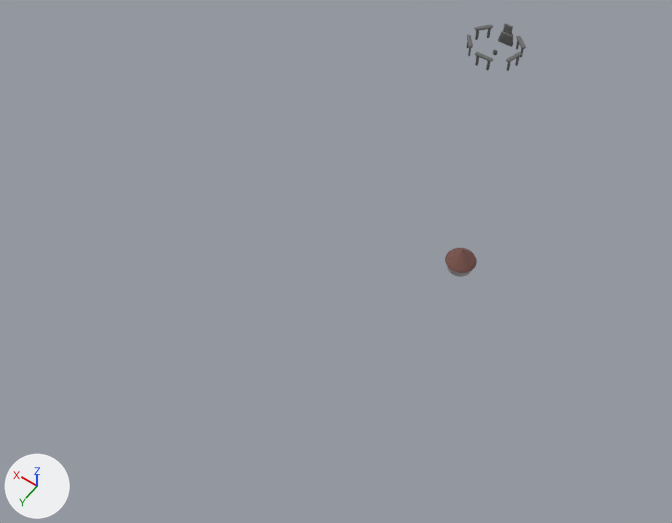
A saved change to the glTF model assets/models/cycle_1.glb.
The view is the same before and after, from a 50 mm camera at (-89.0, 195.0, 217.0) aimed at (16.0, 47.0, -15.0). Arrows for +X, +Y and +Z are at lower left; the lights stay in place. Where no turn or scale is listed for an object, it has been applied to the vertices. Vertices at the same position are counted once.

The first picture shows 'HutRoof', 'HutWalls'.
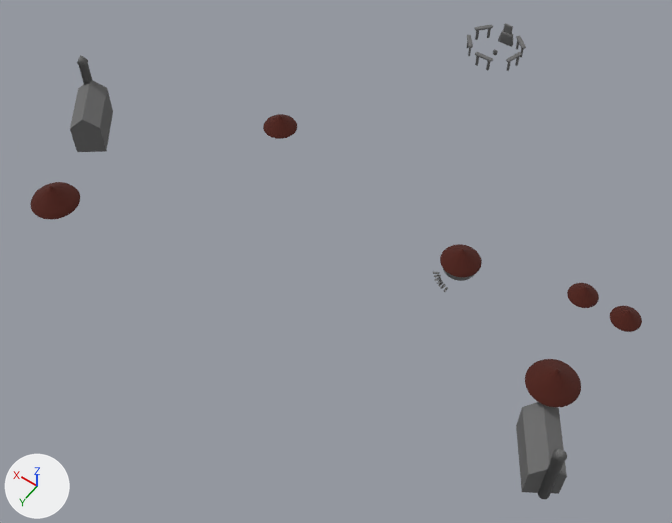
Where the newer file only moved an object's origin or applied its transform, the numbers keep the older frame.

Pixel boxes (x1, y1, x2, y2) of what changed, in the pictures (672 x 523 px):
'Church.001', added
    after: (516, 402, 567, 499)
'Church', added
    after: (70, 55, 113, 152)
'HutRoof.003', added
    after: (525, 359, 581, 407)
'HutRoof.005', added
    after: (30, 182, 80, 219)
'HutRoof', recoloured, reshaped (30% wider, 31% taller)
    before: (445, 248, 477, 273)
    after: (440, 244, 482, 277)
'HutRoof.004', added
    after: (263, 114, 297, 139)
'HutRoof.002', added (red)
    after: (610, 306, 642, 332)
'HutRoof.001', added (red)
    after: (567, 283, 599, 308)
'HutWalls', reshaped, moved, turned
    before: (447, 266, 472, 277)
    after: (443, 269, 474, 281)
'VillageStairs', added
    after: (433, 271, 448, 292)
part 1 of me_hutwalls_col, deleted
    before: (447, 266, 472, 277)
part 2 of me_hutwalls_col, added
    after: (443, 269, 474, 281)

The change, as a list of edits to the scene's bpy script:
```text
Change me_hutwalls_col:
    used by ob_hutwalls; location = (-22.6, 40.0, 5.4); rotation_euler = (0.0, 0.0, -1.614), in degrees (0, 0, -92)
    remove me_hutwalls_col.from_pydata(...)  # 322 vertices, 642 faces; spans x -3.65..3.65, y -3.64..3.66, z -1.5..1.5
    remove me_hutwalls_col.materials.append(mat_hutwalls)  # grey #a7a3a4
    add me_hutwalls_col.from_pydata(...)  # 256 vertices, 386 faces; spans x -27.38..-17.78, y 35.2..44.8, z 3.8..7.05
    me_hutwalls_col part 1: 322 vertices removed from x -3.65..3.65, y -3.64..3.66, z -1.5..1.5
    me_hutwalls_col part 2: 256 vertices added at x -27.38..-17.78, y 35.2..44.8, z 3.8..7.05
    add me_hutwalls_col.materials.append(mat_stone)  # dark grey #6d6d6d
Change me_cylinder_001:
    where me_cylinder_001.from_pydata(...)  # 576 vertices, 1148 faces; spans x -4.5..4.5, y -4.5..4.5, z -1.5..3.68
    remove me_cylinder_001.materials.append(mat_hutroof)  # brown #7b554e
    me_cylinder_001 part 3: the whole mesh is multiplied about its middle by the matrix ((1.316, 0.0, 0.0), (0.0, 1.316, 0.0), (0.0, 0.0, 1.028)), then moved by (-0.01, -0.01, -0.12)
    add me_cylinder_001.materials.append(mat_tree)  # dark red #4d1b10
Change ob_hutwalls:
    ob_hutwalls.rotation_euler: (0.0, 0.0, -1.614) -> (0.0, 0.0, 0.0)  # degrees (0, 0, -92) -> degrees (0, 0, 0)
    ob_hutwalls.location: (-22.6, 40.0, 5.4) -> (0.0, 0.0, -0.3)
Add ob_villagestairs:
    ob_villagestairs = bpy.data.objects.new('VillageStairs', me_cube_002)  # 168 vertices, 308 faces; spans x -3.75..1.89, y -1.97..0.68, z -3.3..0.57; in mat_stone (dark grey #6d6d6d)
    ob_villagestairs.location = (-19.0, 46.8, 2.9)
Add ob_hutroof_005:
    ob_hutroof_005 = bpy.data.objects.new('HutRoof.005', me_cylinder_007)  # 576 vertices, 1148 faces; spans x -7.7..7.7, y -7.7..7.7, z -2.6..4.4; in mat_tree (dark red #4d1b10)
    ob_hutroof_005.location = (96.7, 86.6, -0.3)
Add ob_hutroof_004:
    ob_hutroof_004 = bpy.data.objects.new('HutRoof.004', me_cylinder_006)  # 576 vertices, 1148 faces; spans x -5.76..5.76, y -5.76..5.76, z -1.91..3.26; in mat_tree (dark red #4d1b10)
    ob_hutroof_004.location = (59.8, 18.5, -1.4)
Add ob_hutroof_003:
    ob_hutroof_003 = bpy.data.objects.new('HutRoof.003', me_cylinder_005)  # 576 vertices, 1148 faces; spans x -7.6..7.6, y -7.6..7.6, z -2.5..4.3; in mat_tree (dark red #4d1b10)
    ob_hutroof_003.location = (-61.5, 54.1, -1.4)
Add ob_hutroof_002:
    ob_hutroof_002 = bpy.data.objects.new('HutRoof.002', me_cylinder_004)  # 576 vertices, 1148 faces; spans x -4.5..4.5, y -4.5..4.5, z -1.49..2.55; in mat_tree (dark red #4d1b10)
    ob_hutroof_002.location = (-68.8, 24.3, -0.6)
Add ob_hutroof_001:
    ob_hutroof_001 = bpy.data.objects.new('HutRoof.001', me_cylinder_004.copy())
    ob_hutroof_001.location = (-55.3, 24.0, -0.5)
Add ob_church_001:
    ob_church_001 = bpy.data.objects.new('Church.001', me_cube_001)  # 61 vertices, 114 faces; spans x -9.7..9.7, y -11.1..11.1, z -0.6..25.6; in mat_stone (dark grey #6d6d6d)
    ob_church_001.location = (-67.2, 67.9, -20.5)
Add ob_church:
    ob_church = bpy.data.objects.new('Church', me_cube)  # 61 vertices, 114 faces; spans x -10.0..10.0, y -11.0..11.0, z -0.6..25.6; in mat_stone (dark grey #6d6d6d)
    ob_church.location = (116.6, 51.2, -11.7)
```
